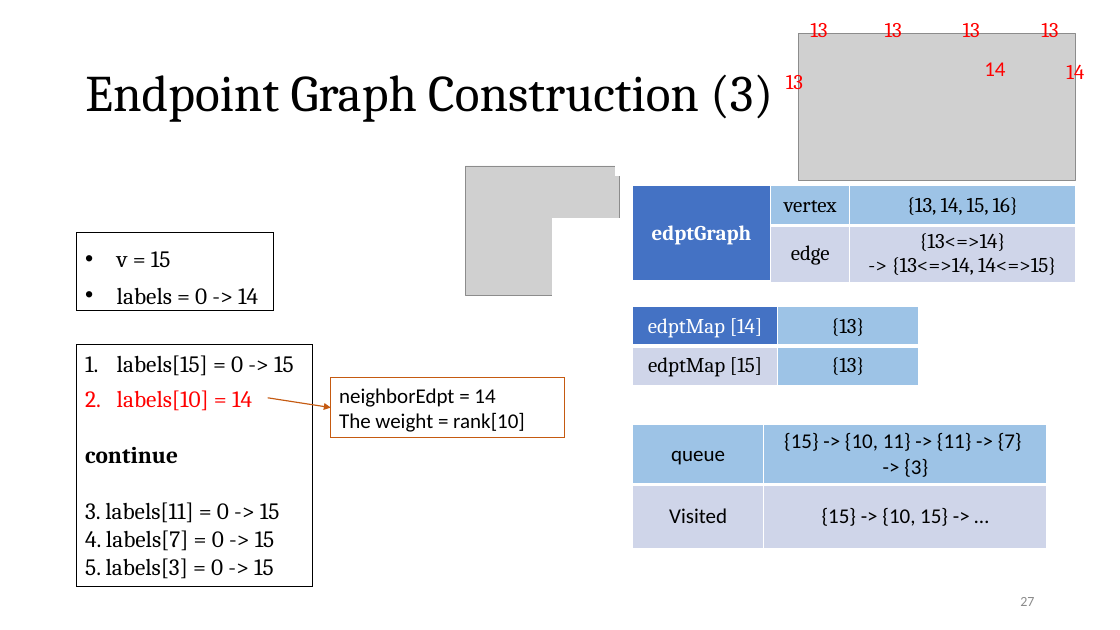
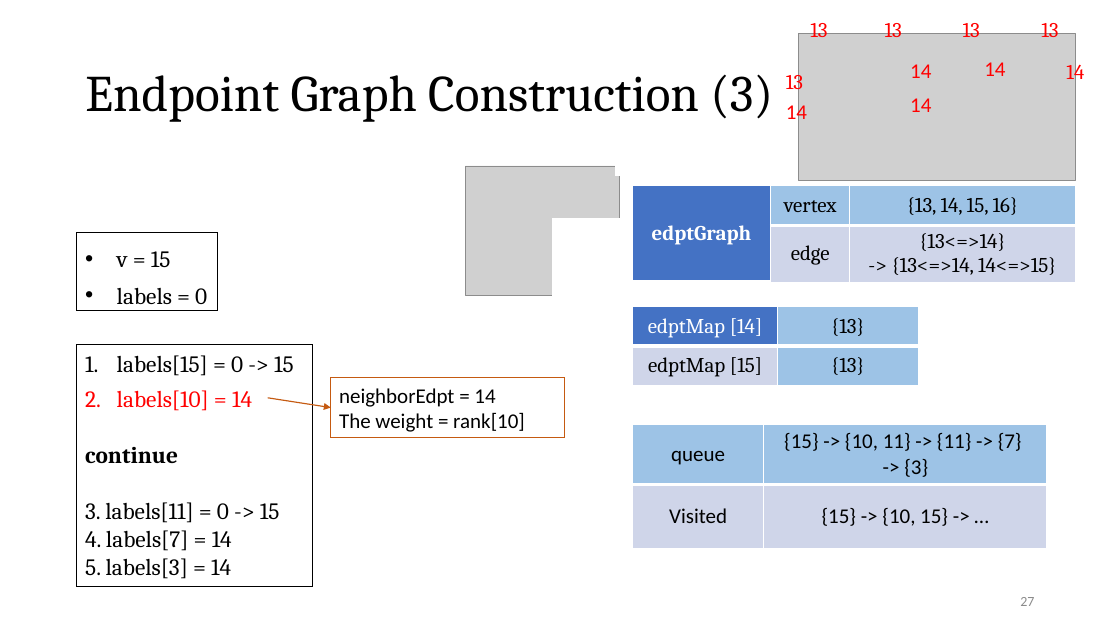
Before and after one commit to Pacific-Feng-Studuies/Studied-Papers, a slide deck: slide 28 of GM/Partition/Fast STA Graph Partitioning Framework for Multi-GPU Acceleration/Fast STA Graph Partitioning Framework for Multi-GPU Acceleration.pptx. Drawn at 1120x630 pixels with LibreOffice and Linux fonts; fonts in the diff are those of the drawing; grey boxes stand for pictures. Boxes give left, top, right and bottom in pixels: in the first picture for what was removed or moved away, otherwise in the second. Text is boxed around its words. In the diff, an @@ line names an element or a change of style, - is before the commit and + after.

Commit message:
2023/08/25

```diff
--- a/GM/Partition/Fast STA Graph Partitioning Framework for Multi-GPU Acceleration/Fast STA Graph Partitioning Framework for Multi-GPU Acceleration.pptx
+++ b/GM/Partition/Fast STA Graph Partitioning Framework for Multi-GPU Acceleration/Fast STA Graph Partitioning Framework for Multi-GPU Acceleration.pptx
@@ text added at box(910, 64, 931, 78), 18 pt, text #FF0000 @@
+14
@@ text added at box(786, 102, 807, 126), 18 pt, text #FF0000 @@
+14
@@ text added at box(910, 98, 931, 112), 18 pt, text #FF0000 @@
+14
@@ rectangle "v = 15": place and size @@
-rectangle "v = 15" at box(77, 232, 274, 310)
+rectangle "v = 15" at box(77, 232, 218, 310)
@@ text in rectangle at box(117, 287, 207, 304): text changed @@
-• labels = 0 -> 14
+• labels = 0
@@ text in rectangle at box(85, 530, 232, 579): text changed @@
-4. labels[7] = 0 -> 15
-5. labels[3] = 0 -> 15
+4. labels[7] = 14
+5. labels[3] = 14
```
Also in this commit, not shown: 10 other slides changed.
